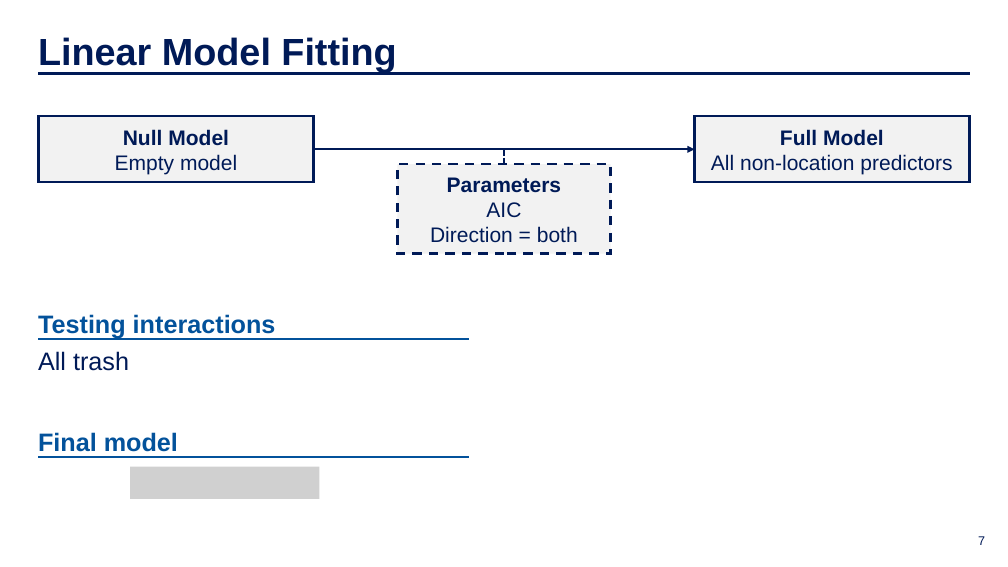
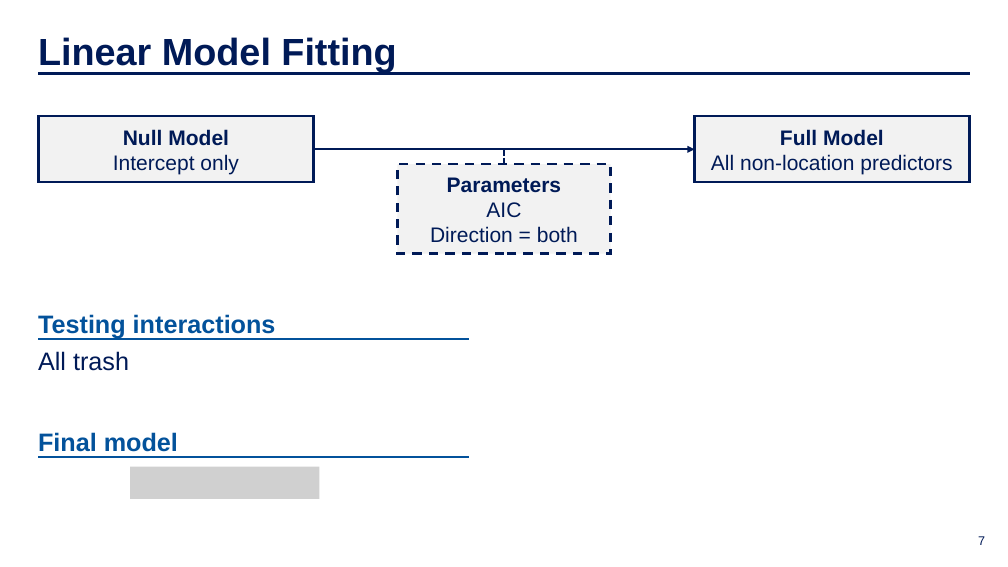
Before and after one commit to IDS-702-F21/team-project-2-streetrx-and-voting-in-nc-yellowfellows, a slide deck: slide 7 of Presentation/slide_deck.pptx. Drawn at 1008x567 pixels with LibreOffice and Linux fonts; fonts in the diff are those of the drawing; grey boxes stand for pictures; background and template pictures are left out. Boxes give left, top, right and bottom in pixels: in the first picture for what was removed or moved away, otherwise in the second. Text is boxed around its words. In the diff, an @@ line names an element or a change of style, - is before the commit and + after.

Commit message:
ppt update

```diff
--- a/Presentation/slide_deck.pptx
+++ b/Presentation/slide_deck.pptx
@@ text in rectangle at bbox=[113, 154, 239, 174]: text changed @@
-Empty model
+Intercept only
```
Also in this commit, not shown: 2 other slides changed.
